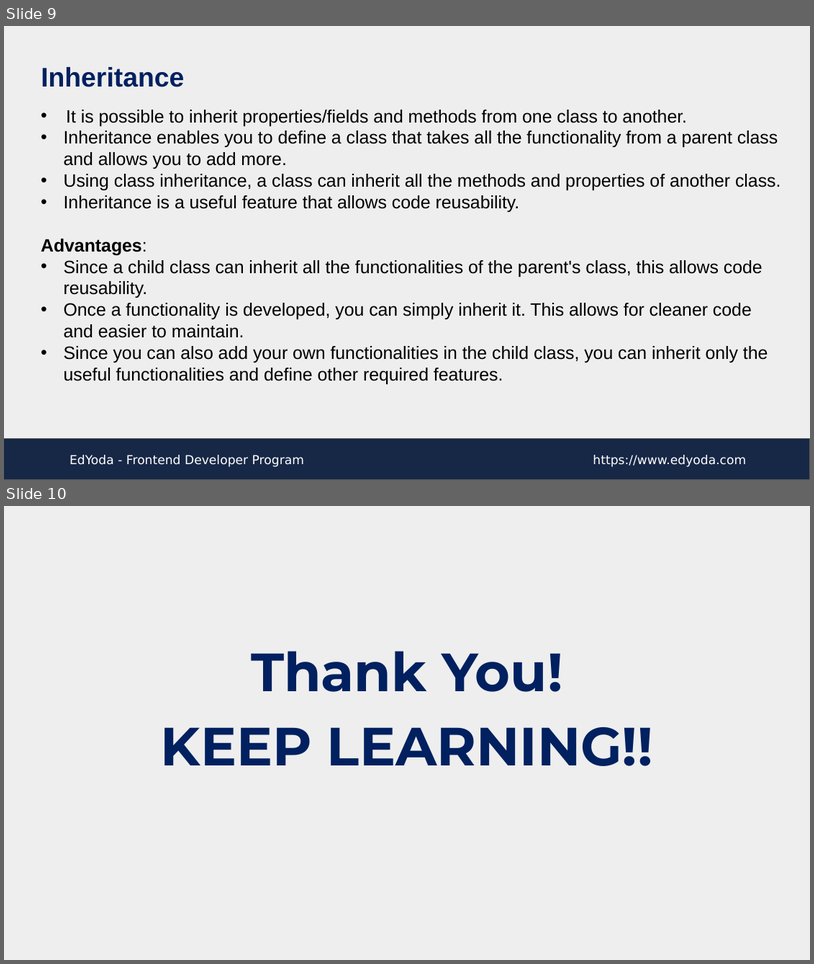
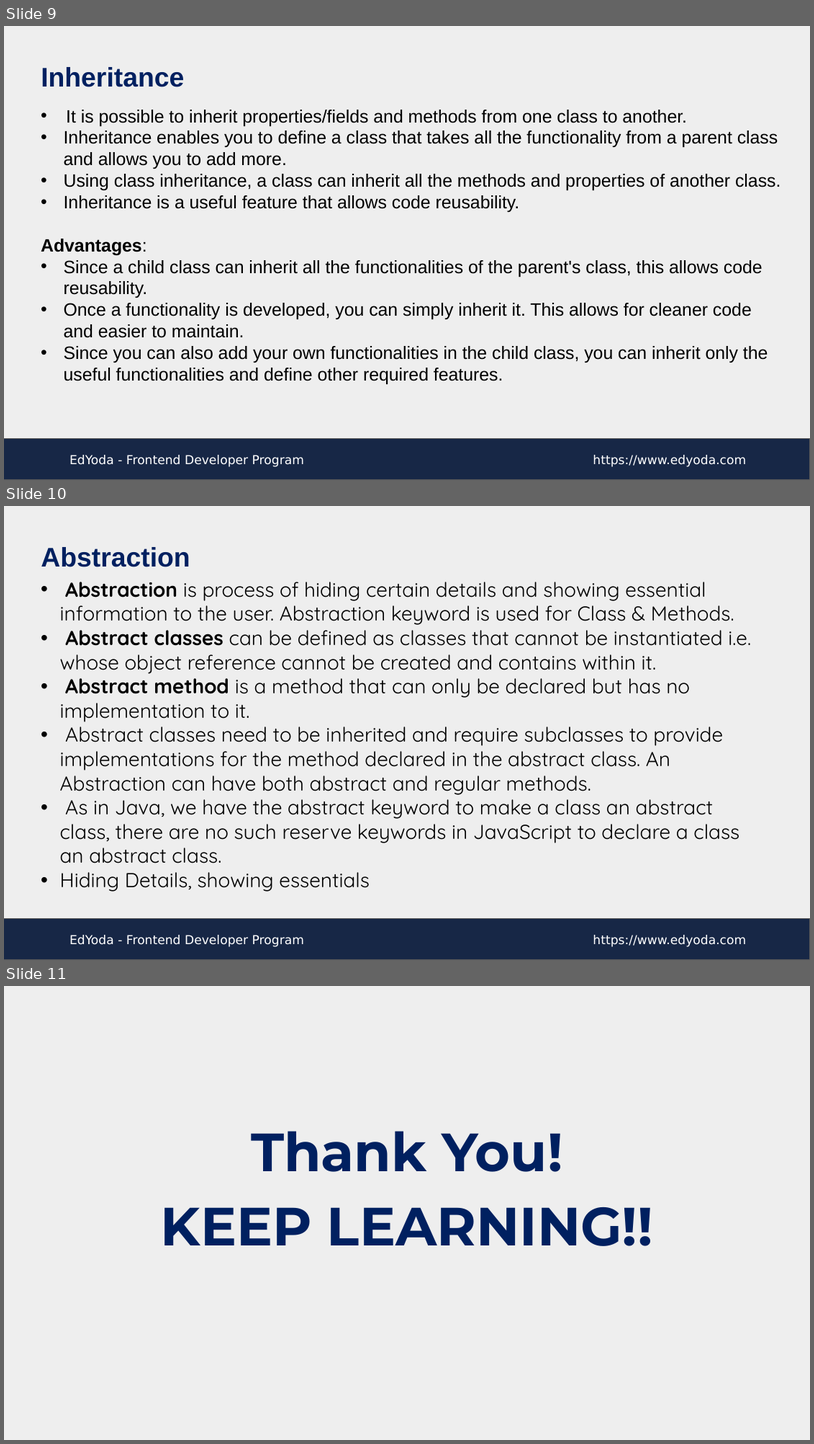
Before and after one commit to edyoda/FSR290822A, a slide deck: Lec-30/lecture-30.pptx. Shown one above the other, each under a label of ours: slides 9 and 10 before the commit, slides 9, 10 and 11 after it. The pictures are 814x964 and 814x1444 pixels, drawn with LibreOffice and Linux fonts; fonts in the diff are those of the drawing. Boxes give left, top, right and bottom in pixels: in the first picture for what was removed or moved away, otherwise in the second. Text is boxed around its words. In the diff, an @@ line names an element or a change of style, - is before the commit and + after.

```diff
--- a/Lec-30/lecture-30.pptx
+++ b/Lec-30/lecture-30.pptx
@@ slide 10 added at <box>4,506,810,960</box>, background #EEEEEE @@
@@ title added at <box>41,547,190,567</box>, 24 pt, text #002060, bold @@
+Abstraction
@@ text added at <box>60,582,751,891</box>, 18 pt, text #000000 @@
+• Abstraction is process of hiding certain details and showing essential information to the user. Abstraction keyword is used for Class & Methods.
+• Abstract classes can be defined as classes that cannot be instantiated i.e. whose object reference cannot be created and contains within it.
+• Abstract method is a method that can only be declared but has no implementation to it.
+• Abstract classes need to be inherited and require subclasses to provide implementations for the method declared in the abstract class. An Abstraction can have both abstract and regular methods.
+• As in Java, we have the abstract keyword to make a class an abstract class, there are no such reserve keywords in JavaScript to declare a class an abstract class.
+• Hiding Details, showing essentials
@@ rectangle added at <box>4,918,810,959</box>, fill #172746, outline #595959 0.75 pt @@
@@ text added at <box>70,934,304,947</box>, 11 pt, text #FFFFFF @@
+EdYoda - Frontend Developer Program
@@ text added at <box>593,934,746,947</box>, 11 pt, text #FFFFFF @@
+https://www.edyoda.com
@@ what was slide 10 is now slide 11 @@
```
Also in this commit, not shown: 4 other files.
